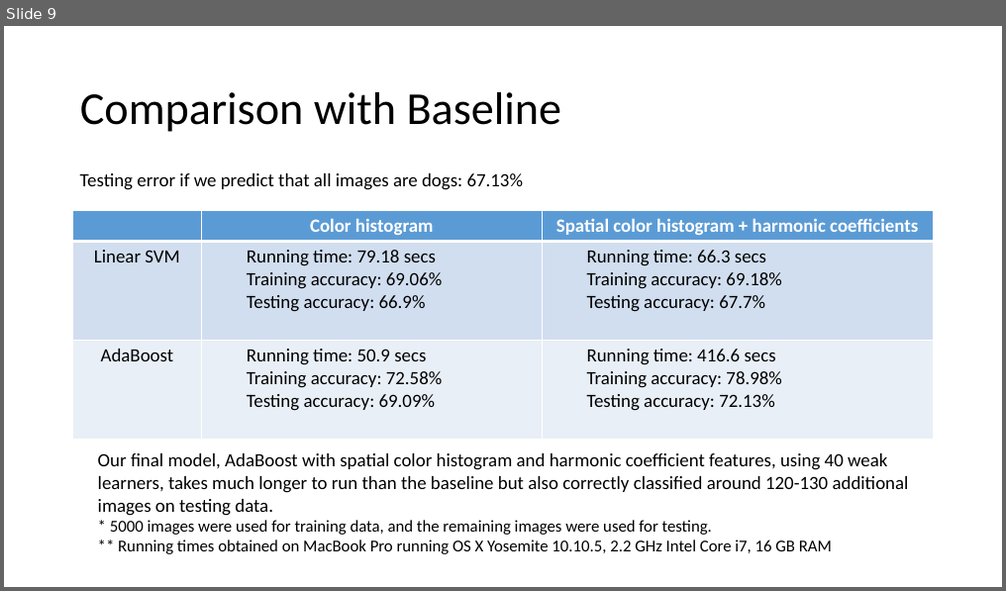
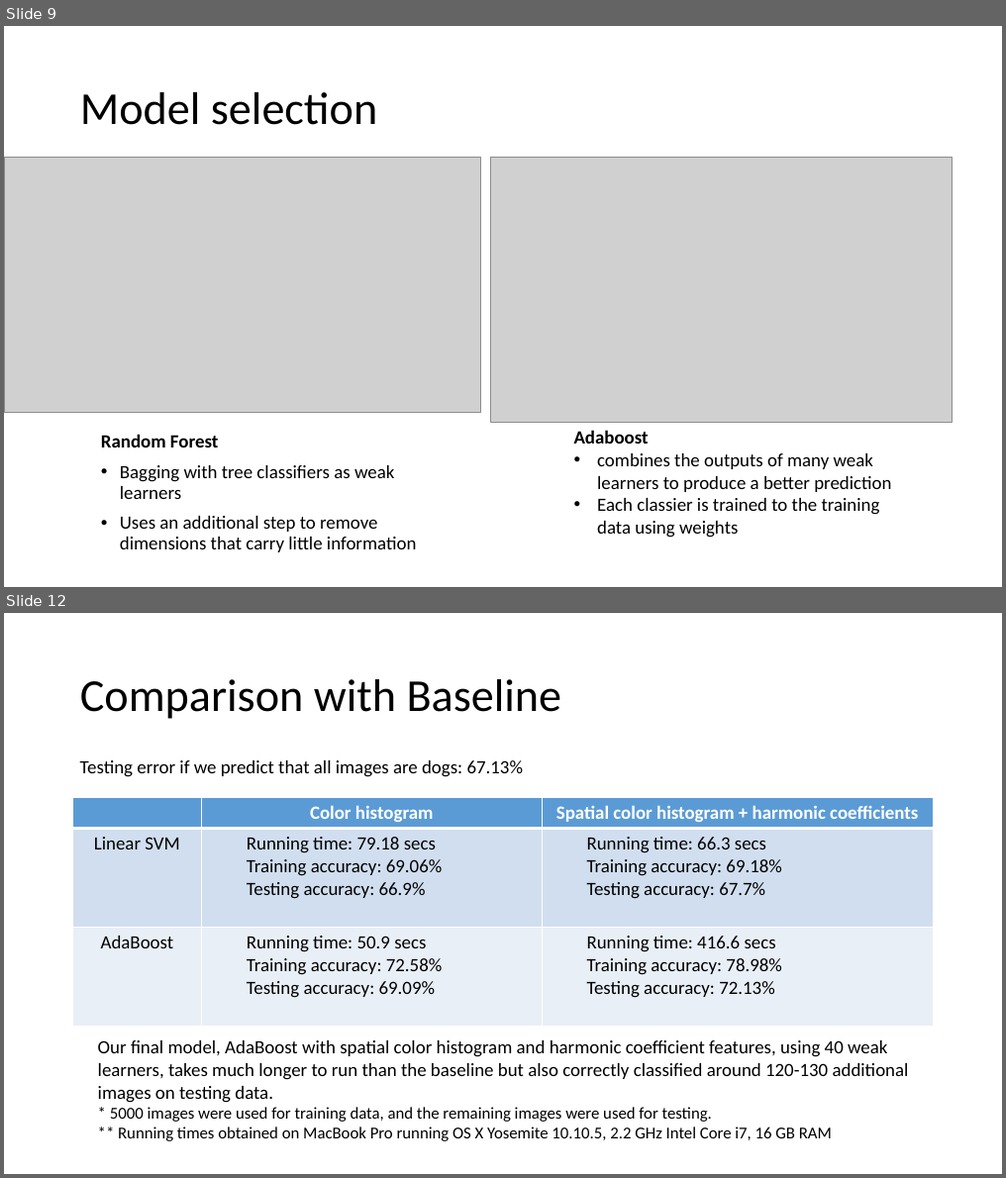
Before and after one commit to TZstatsADS/Spr2016-Proj3-Grp5, a slide deck: doc/presentation.pptx. Shown one above the other, each under a label of ours: slide 9 before the commit, slides 9 and 12 after it; the slides between them are not shown. The pictures are 1006x591 and 1006x1178 pixels, drawn with LibreOffice and Linux fonts; fonts in the diff are those of the drawing; grey boxes stand for pictures. Boxes give left, top, right and bottom in pixels: in the first picture for what was removed or moved away, otherwise in the second. Text is boxed around its words. In the diff, an @@ line names an element or a change of style, - is before the commit and + after.

```diff
--- a/doc/presentation.pptx
+++ b/doc/presentation.pptx
@@ slide 9 added at [4, 26, 1002, 587], background #FFFFFF @@
@@ title added at [80, 92, 377, 125], 44 pt, text #000000 @@
+Model selection
@@ picture added at [4, 157, 481, 412] @@
@@ picture added at [491, 157, 951, 422] @@
@@ text added at [101, 434, 416, 553], 18 pt, text #000000 @@
+Random Forest
+• Bagging with tree classifiers as weak learners
+• Uses an additional step to remove dimensions that carry little information
@@ text added at [574, 430, 891, 538], 18 pt, text #000000 @@
+Adaboost
+• combines the outputs of many weak learners to produce a better prediction
+• Each classier is trained to the training data using weights
@@ what was slide 9 is now slide 12 @@
```
Also in this commit, not shown: 2 other slides added.
